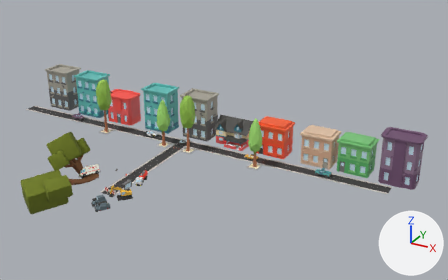
Two versions of the glTF model public/assets/models/scene/crash_scene_2.glb, one commit apart.
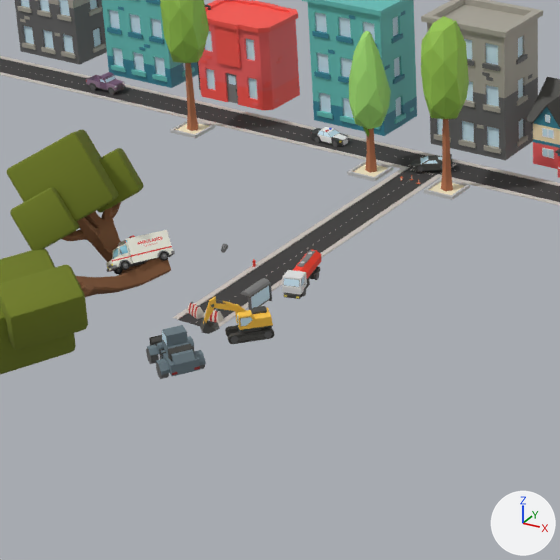
Each version is shown whole from a camera (50 mm lens) standing at (45.2, -50.9, 35.3) and looking at (10.5, 12.2, 3.7), then close up on the part from 10% to 50% of the width and 32% to 97% of the height. Arrows for +X, +Y and +Z are at lower right; the lights stay in place. Where no turn or scale is listed for an object, it has been applied to the vertices.

The first close-up shows 'Building_2_Mat_0', 'Building_2_Mat_0.001', 'Building_3_Mat_0', 'Building_3_Mat_0.001', 'Building_9_Mat_0', 'Bulldozer_Mat_0.001', 'Excavator_Mat_0.001', 'Gas_Truck_Mat_0', 'Tree_1.001', 'Tree_1.002', 'Tree_1_Mat_0', 'Tree_2_Mat_0', 'Tree_2_Mat_0.001'.
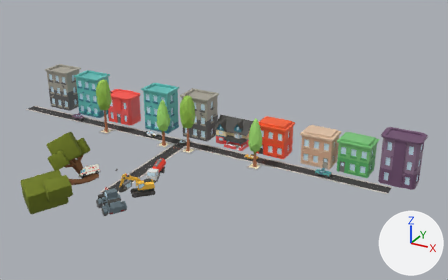
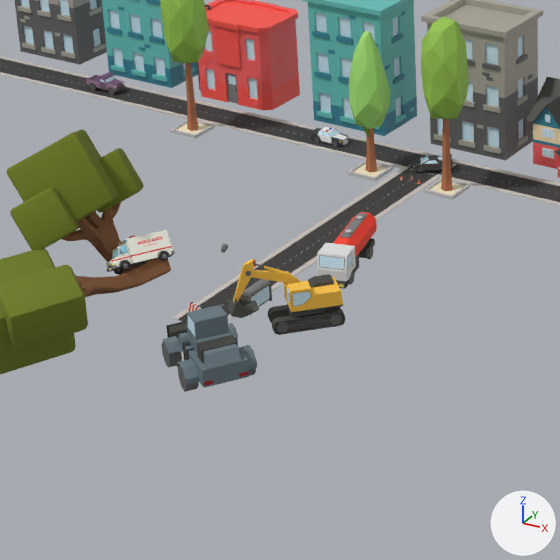
Changed parts and their boxes [x1, y1, x2, y2] in the close-ups (560 x 560 px):
'Excavator_Mat_0.001', moved, rescaled (59% wider, 60% taller)
    before: [200, 297, 274, 344]
    after: [228, 259, 346, 335]
'Bulldozer_Mat_0.001', moved, rescaled (59% wider, 60% taller)
    before: [146, 325, 206, 379]
    after: [161, 305, 257, 392]
'Gas_Truck_Mat_0', moved, rescaled (52% wider, 56% taller)
    before: [282, 250, 321, 299]
    after: [317, 212, 377, 289]

Patch to the scene script:
```diff
--- a/public/assets/models/scene/crash_scene_2.glb.py
+++ b/public/assets/models/scene/crash_scene_2.glb.py
@@ ob_excavator_mat_0_001 @@
 ob_excavator_mat_0_001 = bpy.data.objects.new('Excavator_Mat_0.001', me_excavator_mat_0_001)
-ob_excavator_mat_0_001.location = (4.16, -1.05, 0.0)
+ob_excavator_mat_0_001.location = (5.2, 0.66, 0.0)
 ob_excavator_mat_0_001.rotation_euler = (0.0, 0.0, -0.761)  # degrees (0, 0, -44)
-ob_excavator_mat_0_001.scale = (0.25, 0.25, 0.25)
+ob_excavator_mat_0_001.scale = (0.4, 0.4, 0.4)
@@ ob_bulldozer_mat_0_001 @@
 ob_bulldozer_mat_0_001 = bpy.data.objects.new('Bulldozer_Mat_0.001', me_bulldozer_mat_0_001)
-ob_bulldozer_mat_0_001.location = (3.3, -3.67, 0.0)
+ob_bulldozer_mat_0_001.location = (4.27, -3.02, -0.19)
 ob_bulldozer_mat_0_001.rotation_euler = (0.0, 0.0, -0.583)  # degrees (0, 0, -33)
-ob_bulldozer_mat_0_001.scale = (0.25, 0.25, 0.25)
+ob_bulldozer_mat_0_001.scale = (0.4, 0.4, 0.4)
@@ ob_gas_truck_mat_0 @@
 ob_gas_truck_mat_0 = bpy.data.objects.new('Gas_Truck_Mat_0', me_gas_truck_mat_0)
-ob_gas_truck_mat_0.location = (3.77, 3.72, 0.0)
+ob_gas_truck_mat_0.location = (4.46, 5.93, 0.0)
 ob_gas_truck_mat_0.rotation_euler = (0.0, 0.0, 1.83)  # degrees (0, 0, 105)
-ob_gas_truck_mat_0.scale = (0.25, 0.25, 0.25)
+ob_gas_truck_mat_0.scale = (0.4, 0.4, 0.4)
```
